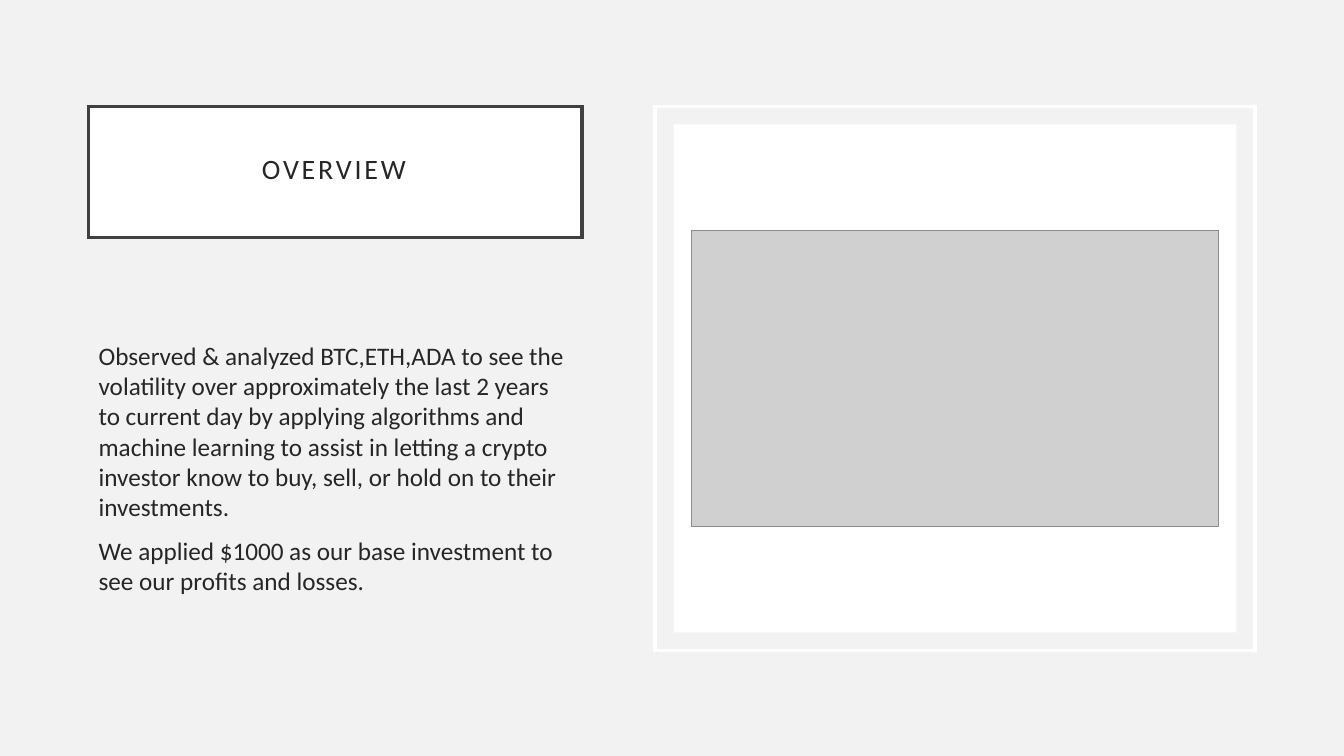
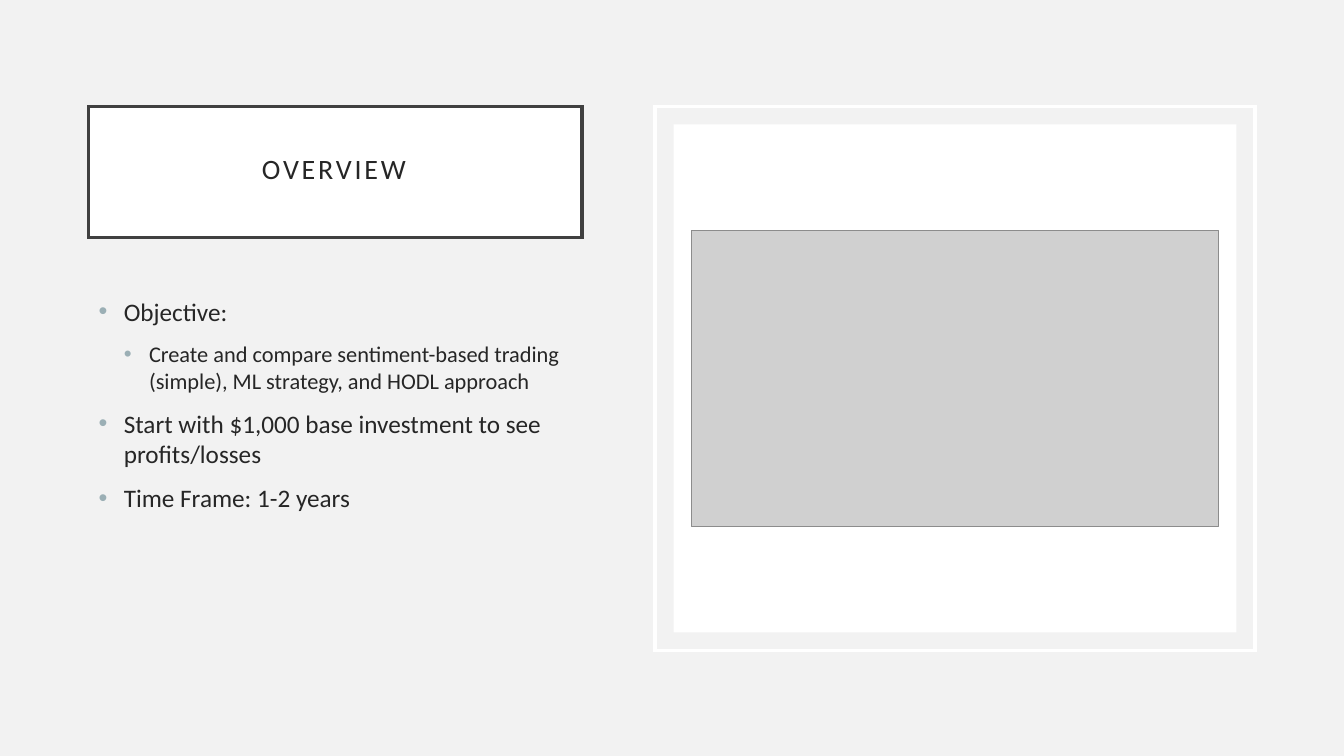
Before and after one commit to Alacrity01/sentiment-trading, a slide deck: slide 2 of Sentiment_Trading.pptx (slide 4 before the commit). Drawn at 1344x756 pixels with LibreOffice and Linux fonts; fonts in the diff are those of the drawing; grey boxes stand for pictures. Boxes give left, top, right and bottom in pixels: in the first picture for what was removed or moved away, otherwise in the second. Text is boxed around its words. In the diff, an @@ line names an element or a change of style, - is before the commit and + after.

```diff
--- a/Sentiment_Trading.pptx
+++ b/Sentiment_Trading.pptx
@@ text at (124,303,559,511): text changed @@
-Observed & analyzed BTC,ETH,ADA to see the volatility over approximately the last 2 years to current day by applying algorithms and machine learning to assist in letting a crypto investor know to buy, sell, or hold on to their investments.
-We applied $1000 as our base investment to see our profits and losses.
+• Objective:
+  • Create and compare sentiment-based trading (simple), ML strategy, and HODL approach
+• Start with $1,000 base investment to see profits/losses
+• Time Frame: 1-2 years
```
Also in this commit, not shown: 2 other slides changed, 6 slides added, 1 slide removed.
